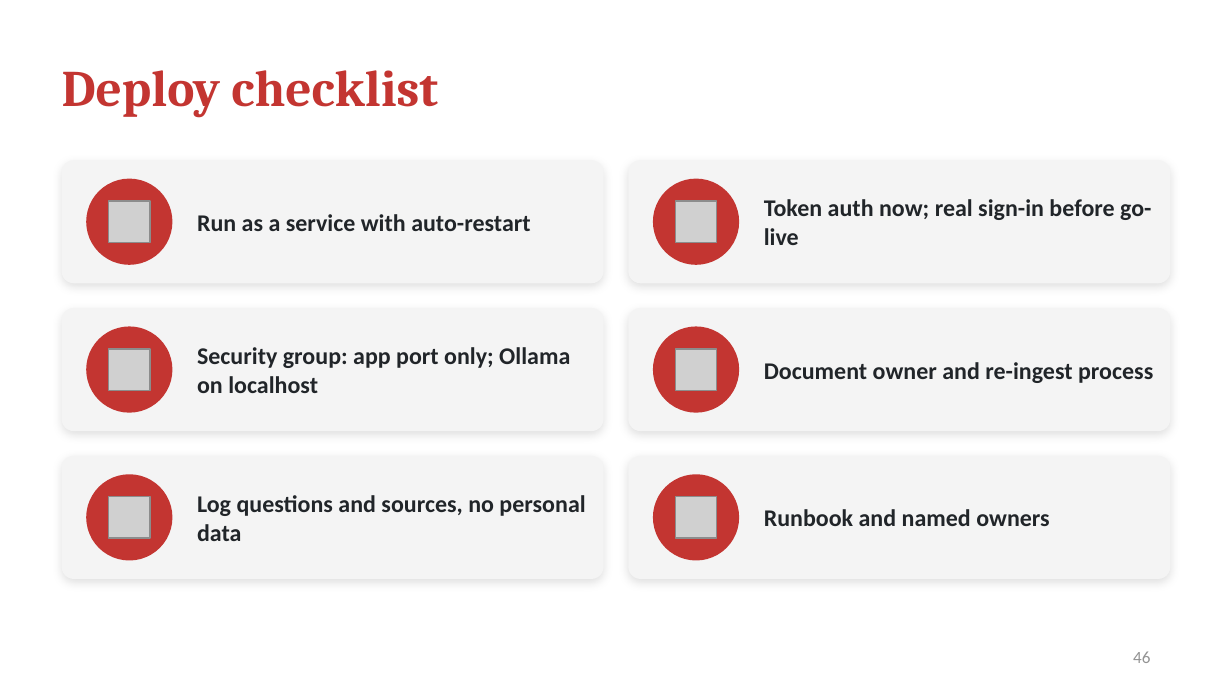
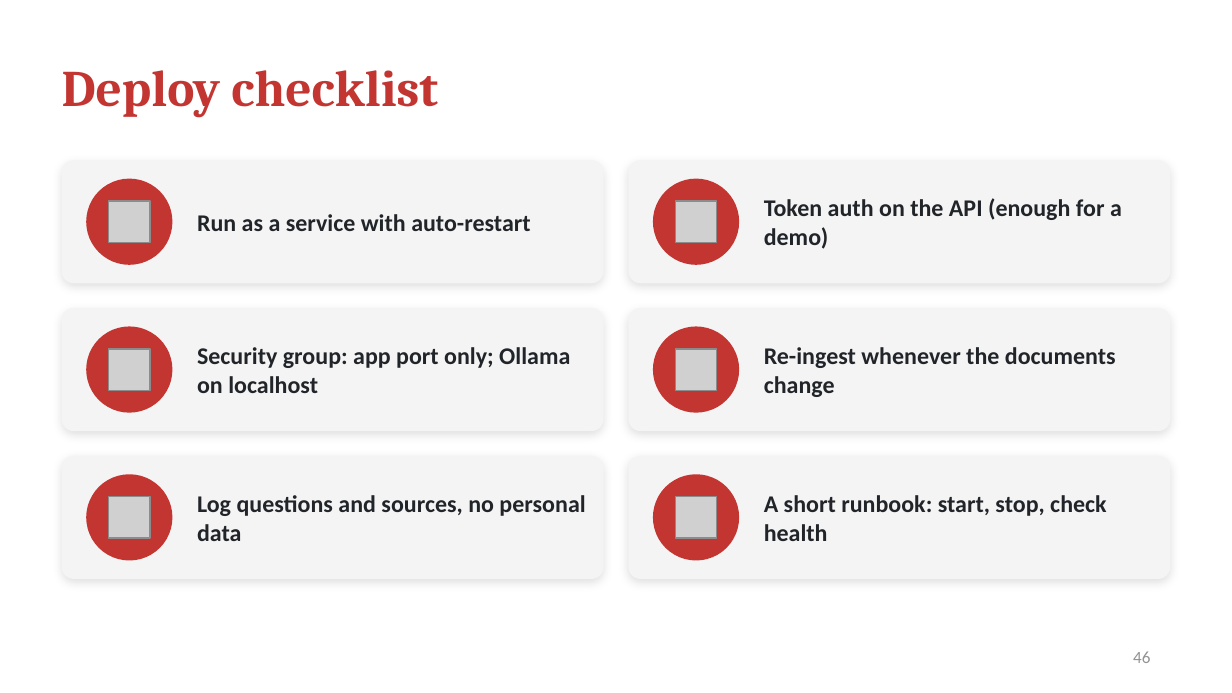
Before and after one commit to arshdeep-bengaluru/hsi-ai-training, a slide deck: slide 46 of slides/HSI_RAG_Dev_Workshop.pptx. Drawn at 1232x693 pixels with LibreOffice and Linux fonts; fonts in the diff are those of the drawing; grey boxes stand for pictures. Boxes give left, top, right and bottom in pixels: in the first picture for what was removed or moved away, otherwise in the second. Text is boxed around its words. In the diff, an @@ line names an element or a change of style, - is before the commit and + after.

```diff
--- a/slides/HSI_RAG_Dev_Workshop.pptx
+++ b/slides/HSI_RAG_Dev_Workshop.pptx
@@ text at <box>764,198,1122,249</box>: text changed @@
-Token auth now; real sign-in before go-live
+Token auth on the API (enough for a demo)
@@ text at <box>764,347,1116,397</box>: text changed @@
-Document owner and re-ingest process
+Re-ingest whenever the documents change
@@ text at <box>764,495,1106,541</box>: text changed @@
-Runbook and named owners
+A short runbook: start, stop, check health
```
Also in this commit, not shown: 2 other slides changed, 1 other file.
